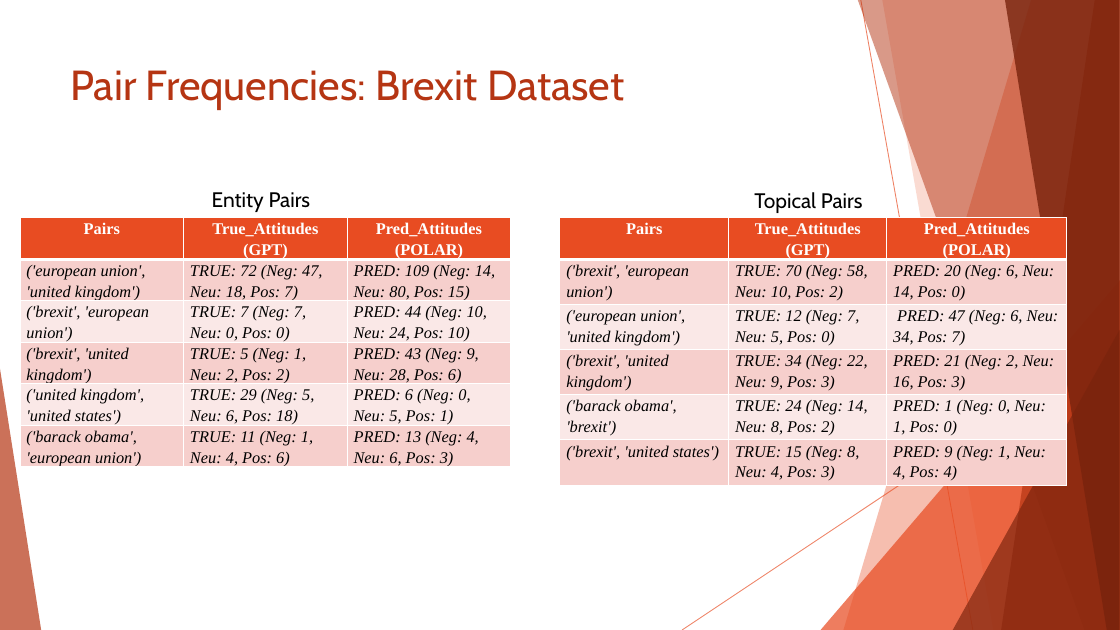
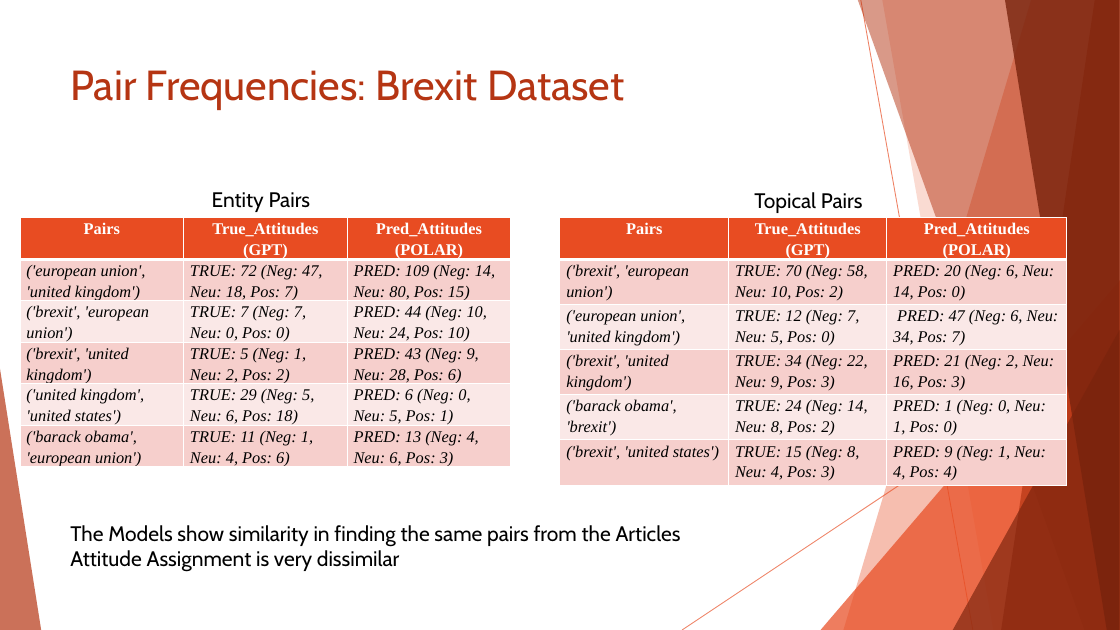
Before and after one commit to amodes01/ADE, a slide deck: slide 27 of Documentation/Thesis_Defend.PPTX (slide 25 before the commit). Drawn at 1120x630 pixels with LibreOffice and Linux fonts; fonts in the diff are those of the drawing. Boxes give left, top, right and bottom in pixels: in the first picture for what was removed or moved away, otherwise in the second. Text is boxed around its words. In the diff, an @@ line names an element or a change of style, - is before the commit and + after.

```diff
--- a/Documentation/Thesis_Defend.PPTX
+++ b/Documentation/Thesis_Defend.PPTX
@@ text added at [70, 525, 681, 572], 18 pt, text #000000 @@
+The Models show similarity in finding the same pairs from the Articles
+Attitude Assignment is very dissimilar
```
Also in this commit, not shown: 14 other slides changed, 10 slides added, 7 slides removed, 3 other files.
